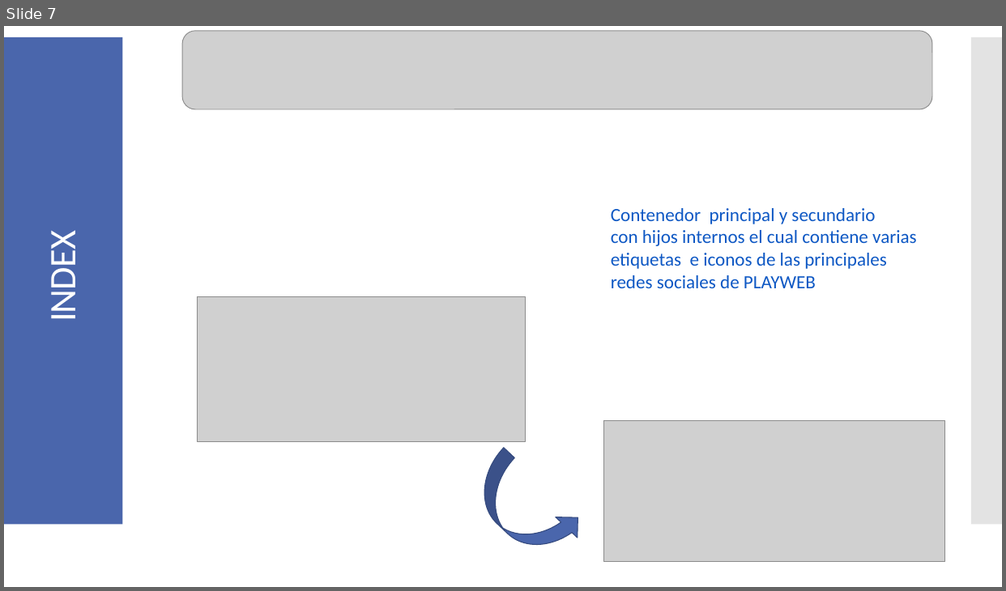
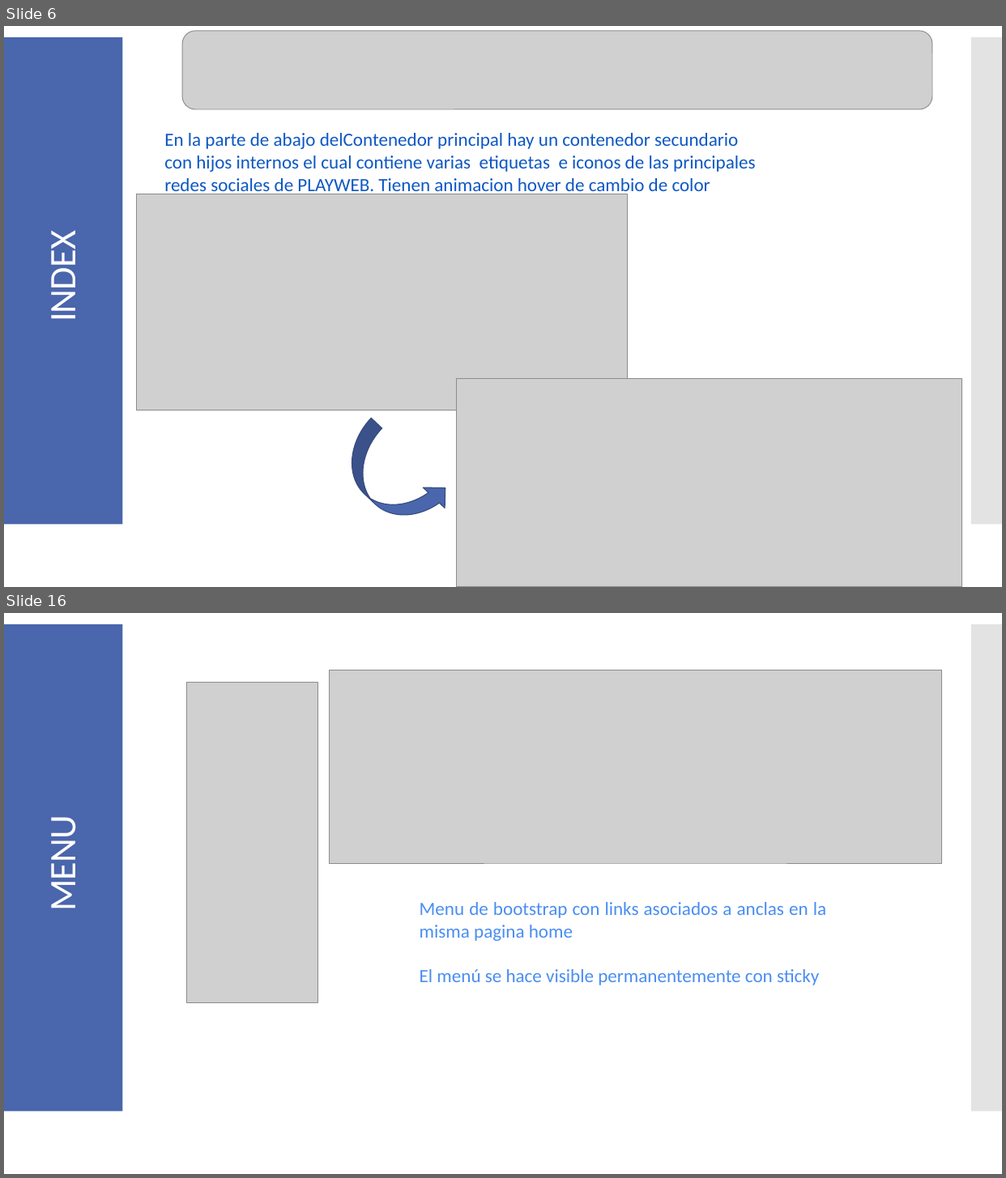
Before and after one commit to MalyJPL/PlayWeb-BICTIA, a slide deck: Manual/Manual_Desarrollo.pptx. Shown one above the other, each under a label of ours: slide 7 before the commit, slides 6 and 16 after it; the slides between them are not shown. The pictures are 1006x591 and 1006x1178 pixels, drawn with LibreOffice and Linux fonts; fonts in the diff are those of the drawing; grey boxes stand for pictures. Boxes give left, top, right and bottom in pixels: in the first picture for what was removed or moved away, otherwise in the second. Text is boxed around its words. In the diff, an @@ line names an element or a change of style, - is before the commit and + after.

```diff
--- a/Manual/Manual_Desarrollo.pptx
+++ b/Manual/Manual_Desarrollo.pptx
@@ slide 16 added at (4, 613, 1002, 1174), background #FFFFFF; not listed: 2 template elements that a slide beside it also shows @@
@@ picture added at (187, 683, 317, 1003) @@
@@ picture added at (330, 670, 942, 863) @@
@@ title added at (40, 824, 85, 909), 36 pt, text #FFFFFF @@
+MENU
@@ rectangle added at (412, 893, 834, 991), outline #FFFFFF 0.75 pt, 18 pt, text #4A8EF2 @@
+Menu de bootstrap con links asociados a anclas en la misma pagina home
+El menú se hace visible permanentemente con sticky
@@ what was slide 7 is now slide 6 @@
@@ slide 6 changed as well @@
@@ text at (164, 133, 756, 196): text changed @@
-Contenedor principal y secundario
-con hijos internos el cual contiene varias
-etiquetas e iconos de las principales
-redes sociales de PLAYWEB
+En la parte de abajo delContenedor principal hay un contenedor secundario
+con hijos internos el cual contiene varias etiquetas e iconos de las principales
+redes sociales de PLAYWEB. Tienen animacion hover de cambio de color
@@ picture: place and size @@
-picture at (197, 297, 526, 442)
+picture at (136, 194, 627, 411)
@@ picture: place and size @@
-picture at (603, 420, 945, 561)
+picture at (456, 378, 962, 587)
@@ curved up arrow: place and size @@
-curved up arrow at (462, 448, 589, 571)
+curved up arrow at (330, 419, 456, 542)
```
Also in this commit, not shown: 6 other slides changed, 17 other slides added, 2 slides removed, 10 other files.
